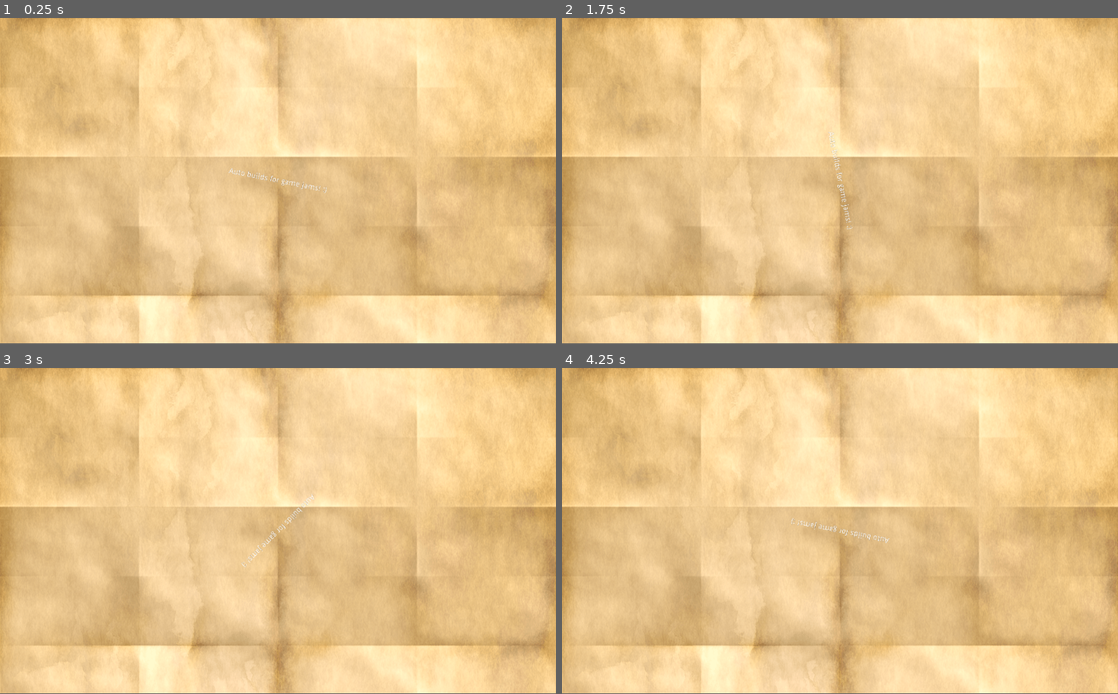
Above: before the commit, frames 1-4 (two rows, left to right).
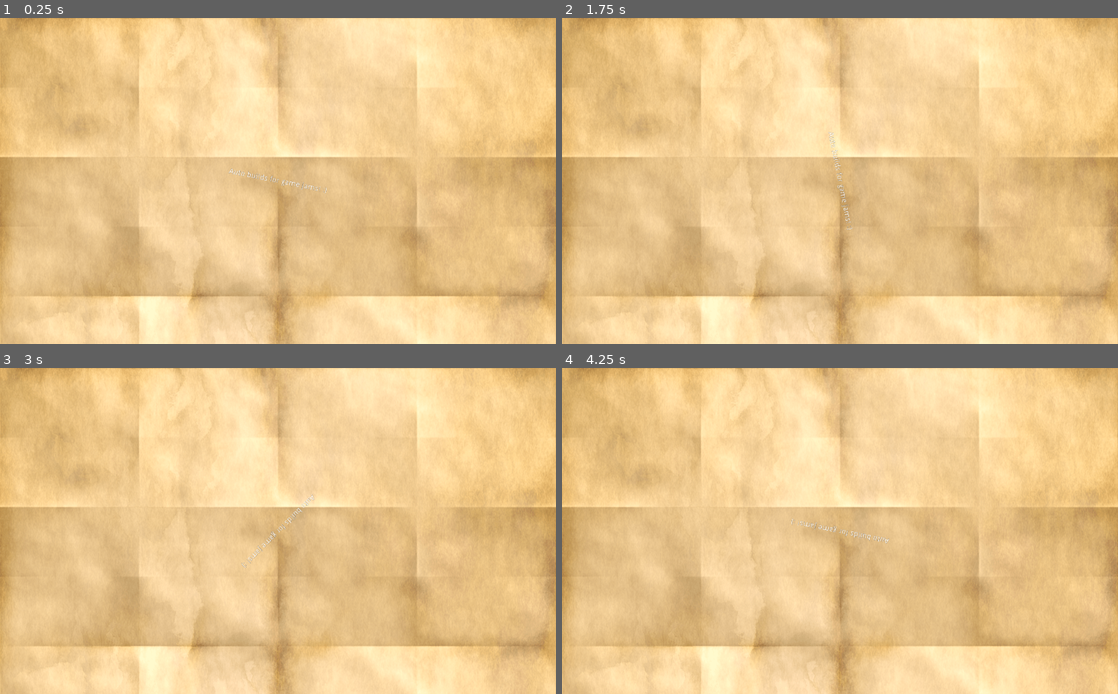
Above: after the commit, the same moments.

Repository: mrmav/kenney-jam-2024
Game: Godot game, scene res://Control.tscn
The game is run twice, just before and just after one commit, with the same random seed, the same clock (stepped at 60 frames per second) and the same inputs.
Inputs:
- Up to frame 1 (0.25 s): no input
- Up to frame 2 (1.75 s): tap Enter at 0.5 s
- Up to frame 3 (3 s): no input
- Up to frame 4 (4.25 s): no input
In our replay, the window is 800x468 before the commit and 800x469 after it. These sizes can differ from the game's own. Grey fills any space a smaller window leaves; there, only what the larger window draws over its background counts as a difference.

The runs differ from the first frame. In frame 1, 0.2% of the frame differs, in the area x 0-100%, y 46-100%; in frame 2, 0.2%, in the area x 0-100%, y 34-100%; in frame 3, 0.2%; in frame 4, 0.2%.

Commit message:
test get and post

Diff:
--- a/Control.tscn
+++ b/Control.tscn
@@ -2,7 +2,8 @@
 
 [ext_resource path="res://Label.gd" type="Script" id=1]
 [ext_resource path="res://Control.gd" type="Script" id=2]
-[ext_resource path="res://Graphics/Textures/Paper/T_Parchment_Ancient.png" type="Texture" id=3]
+[ext_resource path="res://server_string.gd" type="Script" id=3]
+[ext_resource path="res://Graphics/Textures/Paper/T_Parchment_Ancient.png" type="Texture" id=4]
 
 [node name="ColorRect" type="ColorRect"]
 anchor_right = 1.0
@@ -31,3 +32,14 @@
 margin_bottom = 307.0
 text = "Auto builds for game jams! :)"
 script = ExtResource( 1 )
+
+[node name="ServerLabel" type="Label" parent="."]
+anchor_left = 0.5
+anchor_top = 1.0
+anchor_right = 0.5
+anchor_bottom = 1.0
+margin_left = -20.0
+margin_top = -33.0
+margin_right = 20.0
+margin_bottom = -19.0
+script = ExtResource( 3 )
--- a/project.godot
+++ b/project.godot
@@ -12,3 +12,8 @@
 
 config/name="kenney-jam-2024"
 run/main_scene="res://Control.tscn"
+
+[display]
+
+window/stretch/mode="2d"
+window/stretch/aspect="keep_width"
--- /dev/null
+++ b/server_string.gd
@@ -0,0 +1,40 @@
+extends Label
+
+var url = "http://localhost:3000"
+var post_endpoint = "/post-data"
+
+var http_request : HTTPRequest = null
+
+func _ready():
+	# Create an HTTP request node and connect its completion signal.
+	http_request = HTTPRequest.new()
+	add_child(http_request)
+	http_request.connect("request_completed", self, "_http_request_completed")
+
+	# Perform a GET request. The URL below returns JSON as of writing.
+	var error = http_request.request(url)
+	if error != OK:
+		push_error("An error occurred in the HTTP request.")
+
+
+
+
+func _input(event):
+	if event is InputEventKey:
+		if event.scancode == 32 and event.pressed and not event.echo:
+
+			# Perform a POST request. The URL below returns JSON as of writing.
+			# Note: Don't make simultaneous requests using a single HTTPRequest node.
+			# The snippet below is provided for reference only.
+			var body = to_json({"name": "Godette"})
+			var error = http_request.request(url + post_endpoint, ["Content-Type: application/json"], true, HTTPClient.METHOD_POST, body)
+			if error != OK:
+				push_error("An error occurred in the HTTP request.")
+
+
+# Called when the HTTP request is completed.
+func _http_request_completed(result, response_code, headers, body):
+	var response = body.get_string_from_utf8()
+
+	# Will print the user agent string used by the HTTPRequest node (as recognized by httpbin.org).
+	text = response
Not shown: 1 places in Control.tscn that only renumber resources
Not shown, changed: server/package-lock.json
Not shown, changed: server/package.json
Not shown, changed: server/index.js
